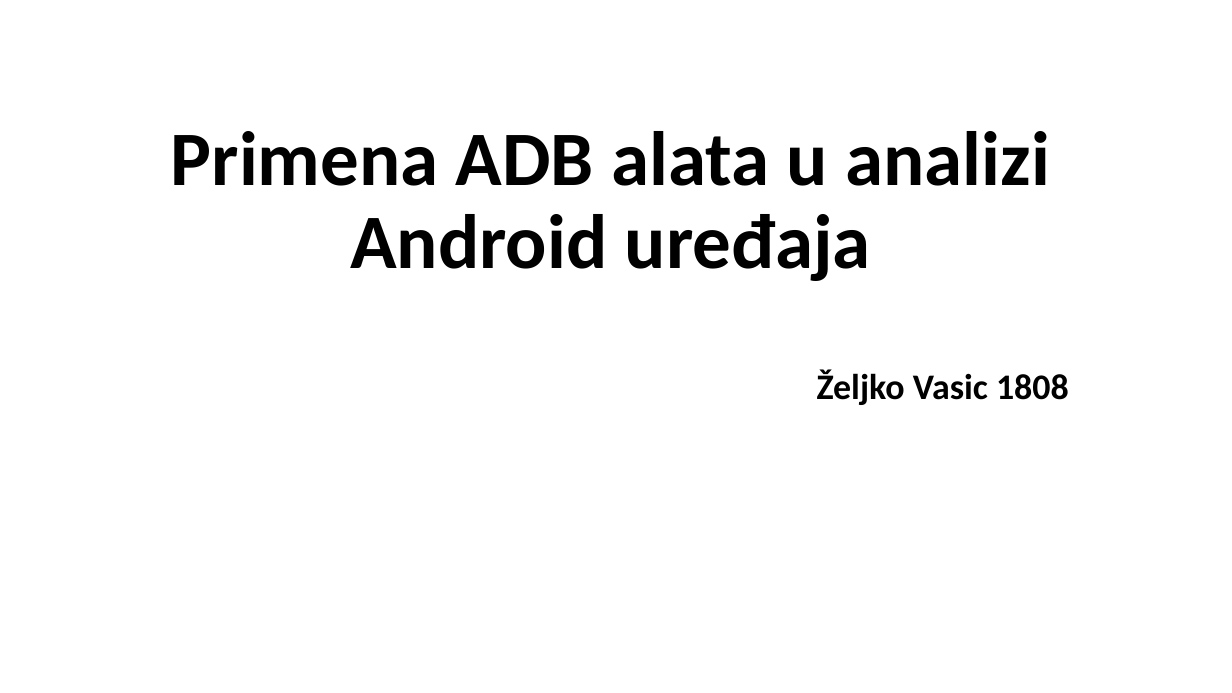
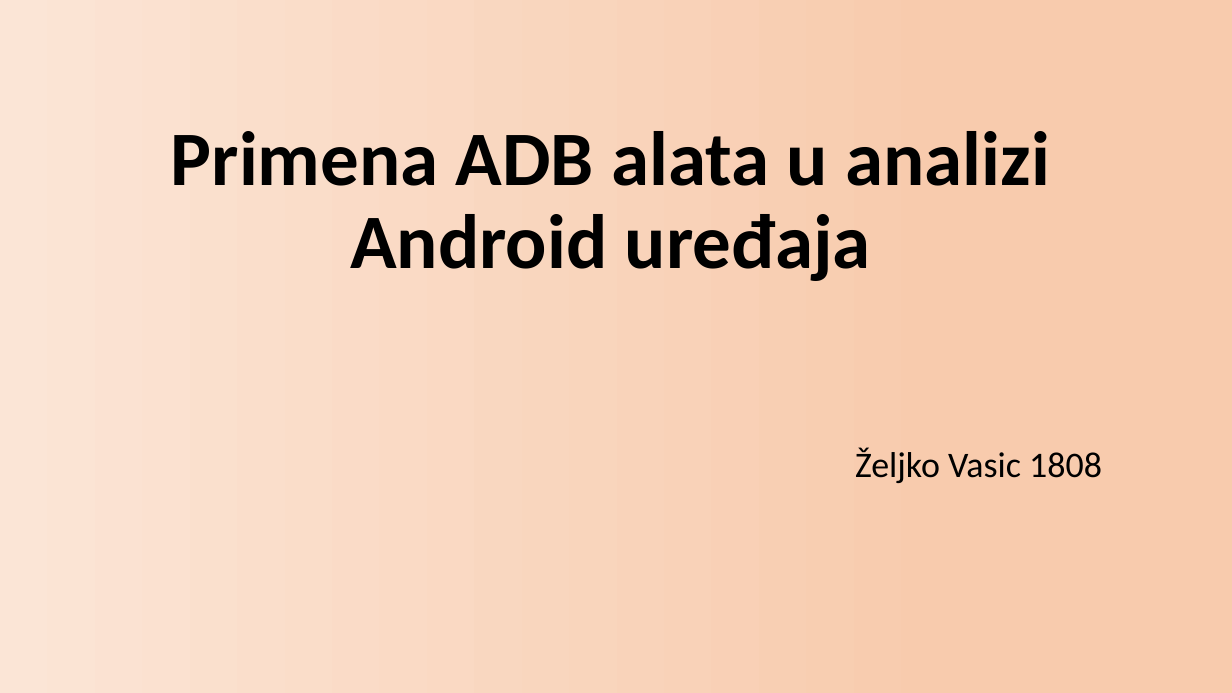
Before and after one commit to zvasiccc/DigitalnaForenzika, a slide deck: slide 1 of Primena ADB alata u analizi Android uređaja.pptx. Drawn at 1232x693 pixels with LibreOffice and Linux fonts; fonts in the diff are those of the drawing. Boxes give left, top, right and bottom in pixels: in the first picture for what was removed or moved away, otherwise in the second. Text is boxed around its words. In the diff, an @@ line names an element or a change of style, - is before the commit and + after.

```diff
--- a/Primena ADB alata u analizi Android uređaja.pptx
+++ b/Primena ADB alata u analizi Android uređaja.pptx
@@ background #FFFFFF to gradient #FBE5D6 to #F8CBAD @@
@@ subtitle "Željko Vasic 1808": place and size @@
-subtitle "Željko Vasic 1808" at <box>817,369,1069,405</box>
+subtitle "Željko Vasic 1808" at <box>855,448,1102,483</box>
@@ subtitle "Željko Vasic 1808" at <box>855,448,1102,483</box>: bold off @@
```
Also in this commit, not shown: 13 other slides changed, 2 slides added, 2 other files.
